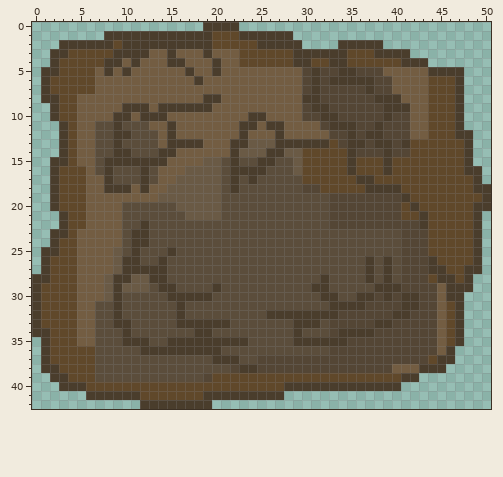
Two versions of one pixel-art sprite, media/asteroid.png. This is how it looked before the edit.
The file is 51x43 pixels.
The same view after the edit:
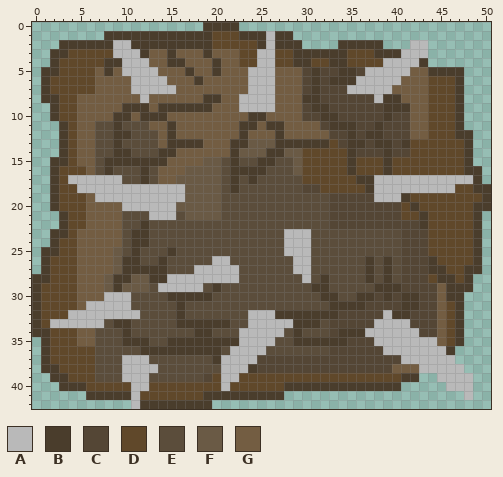
Palette (. is transparent): A #b9b9b9  B #4a3d2c  C #544635  D #60482a  E #5b4d3b  F #6a5a45  G #735d42
Commit: Level with asteroids and stuff
Change:
Changed rows in their new state; - is an unchanged pixel.
first column x 9:
 1 -----------------A-----------------
 2 AA---------------A---------------AA
 3 AAA-------------AA--------------AAA
 4 -AAA------------AA------------AAAA-
 5 -AAAA----------AAA----------AAAAA--
 6 --AAAA---------AAA---------AAAAA---
 7 --AAAAA--------AAA--------AAAAA----
 8 ---A----------AAAA-----------A-----
 9 --------------AAAA-----------------
first column x 2:
17 --AAAAAA----------------------------AAAAAAAAAAA
18 ---AAAAAAAAAAAA---------------------AAAAAAAAA--
19 -----AAAAAAAAAA---------------------AAA--------
20 --------AAAAAA---------------------------------
21 -----------AAA---------------------------------
23 --------------------------AAA------------------
24 --------------------------AAA------------------
25 --------------------------AAA------------------
26 ------------------AA-------AA------------------
27 ----------------AAAAA------AA------------------
28 -------------AAAAAAAA-------A------------------
29 ------------AAAAA------------------------------
30 ------AAA--------------------------------------
31 ----AAAAA--------------------------------------
32 --AAAAAAAA------------AAA------------A---------
33 AAAAAA----------------AAAAA---------AAAA-------
34 ---------------------AAAAA---------AAAAAA------
35 ---------------------AAAA-----------AAAAAAA----
36 --------------------AAAA-------------AAAAAAA---
37 --------AAA--------AAAA----------------AAAAAA--
38 --------AAAA-------AAA-------------------AAAAA-
39 --------AAA--------AA----------------------AAAA
40 ---------AA--------A------------------------AAA
41 ---------A------------------------------------A
42 ---------A-------------------------------------
Boxes around the changes in both pictures, in picture pixels (x1, y1, x2, y2):
changed: (239, 31, 275, 112)
changed: (113, 40, 176, 103)
changed: (347, 40, 428, 103)
changed: (50, 175, 311, 409)
changed: (374, 175, 473, 202)
changed: (365, 310, 473, 400)
